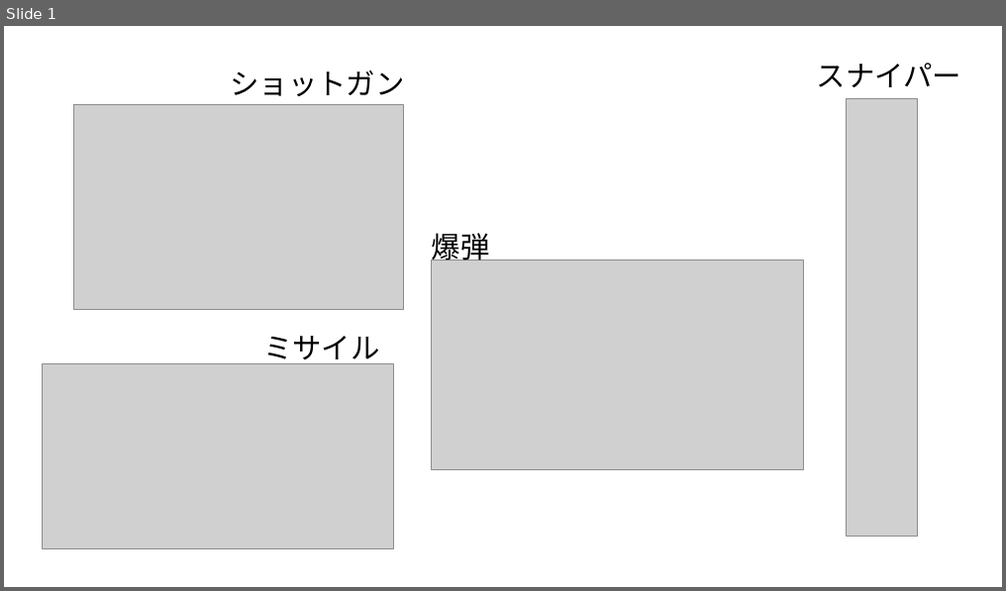
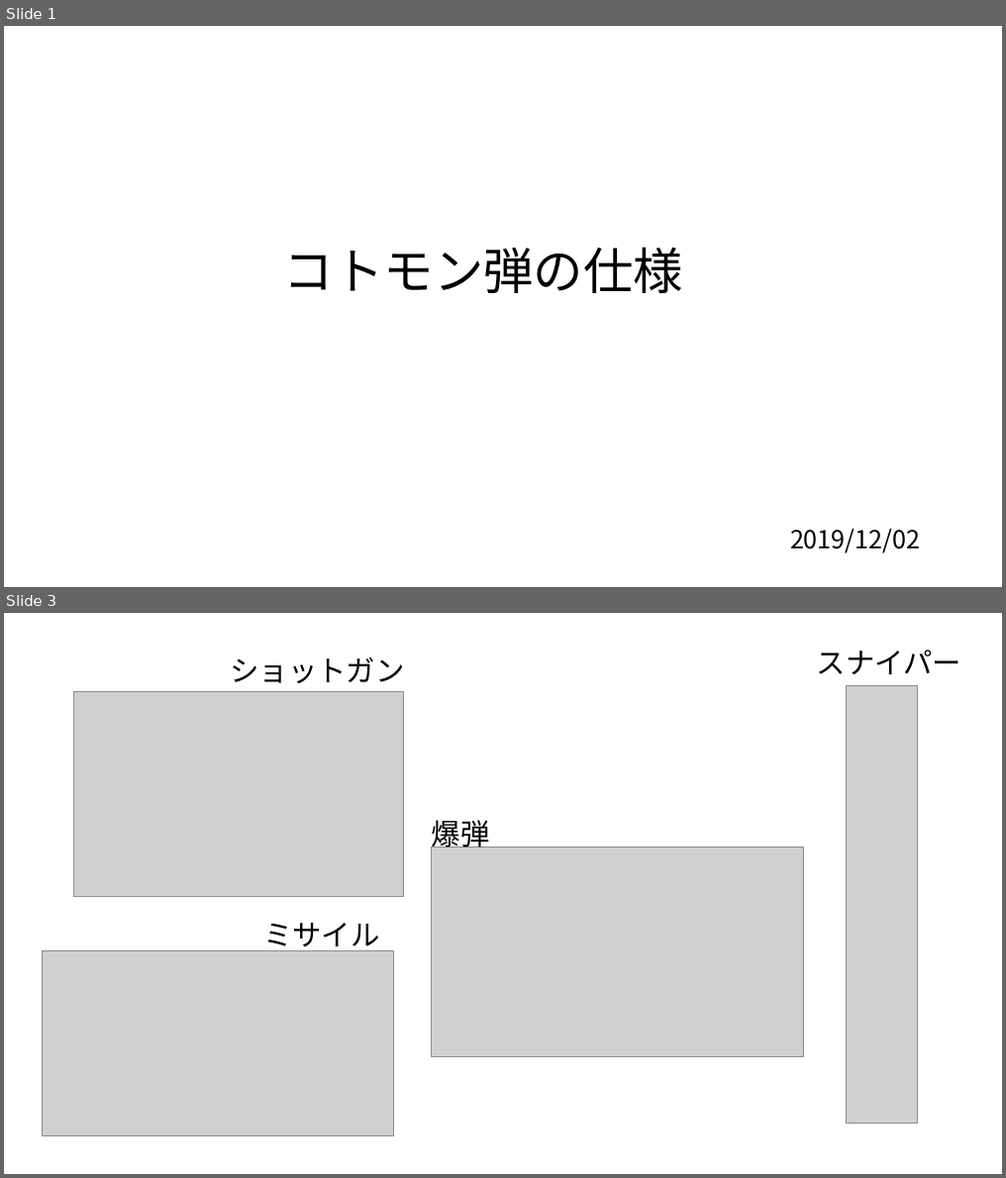
Before and after one commit to MikiyaMeguro/TEAM_B_OPEN, a slide deck: 資料/弾UI.pptx. Shown one above the other, each under a label of ours: slide 1 before the commit, slides 1 and 3 after it; the slides between them are not shown. The pictures are 1006x591 and 1006x1178 pixels, drawn with LibreOffice and Linux fonts; fonts in the diff are those of the drawing; grey boxes stand for pictures. Boxes give left, top, right and bottom in pixels: in the first picture for what was removed or moved away, otherwise in the second. Text is boxed around its words. In the diff, an @@ line names an element or a change of style, - is before the commit and + after.

```diff
--- a/資料/弾UI.pptx
+++ b/資料/弾UI.pptx
@@ slide 1 added at box(4, 26, 1002, 587), background #FFFFFF @@
@@ text added at box(284, 247, 683, 293), 48 pt, text #000000 @@
+コトモン弾の仕様
@@ text added at box(790, 529, 921, 554), 24 pt, text #000000 @@
+2019/12/02
@@ what was slide 1 is now slide 3 @@
```
Also in this commit, not shown: 5 other slides added.
